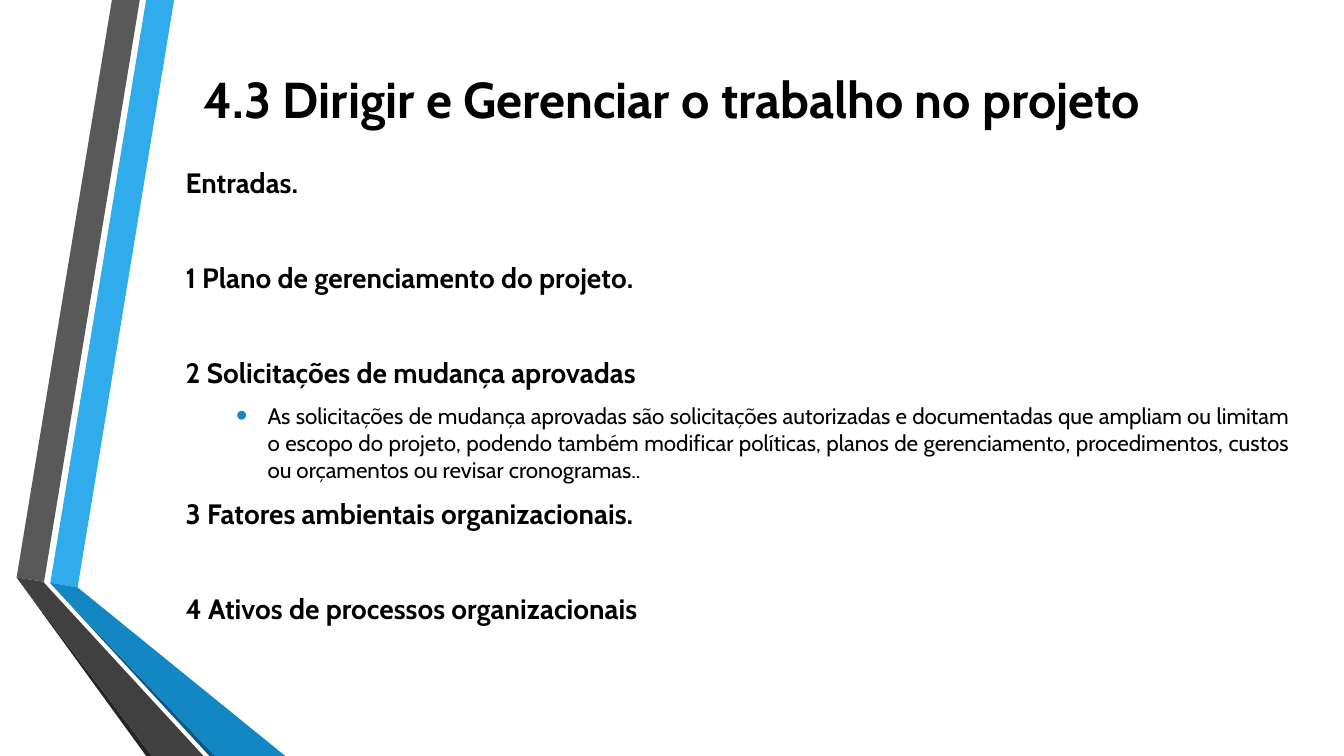
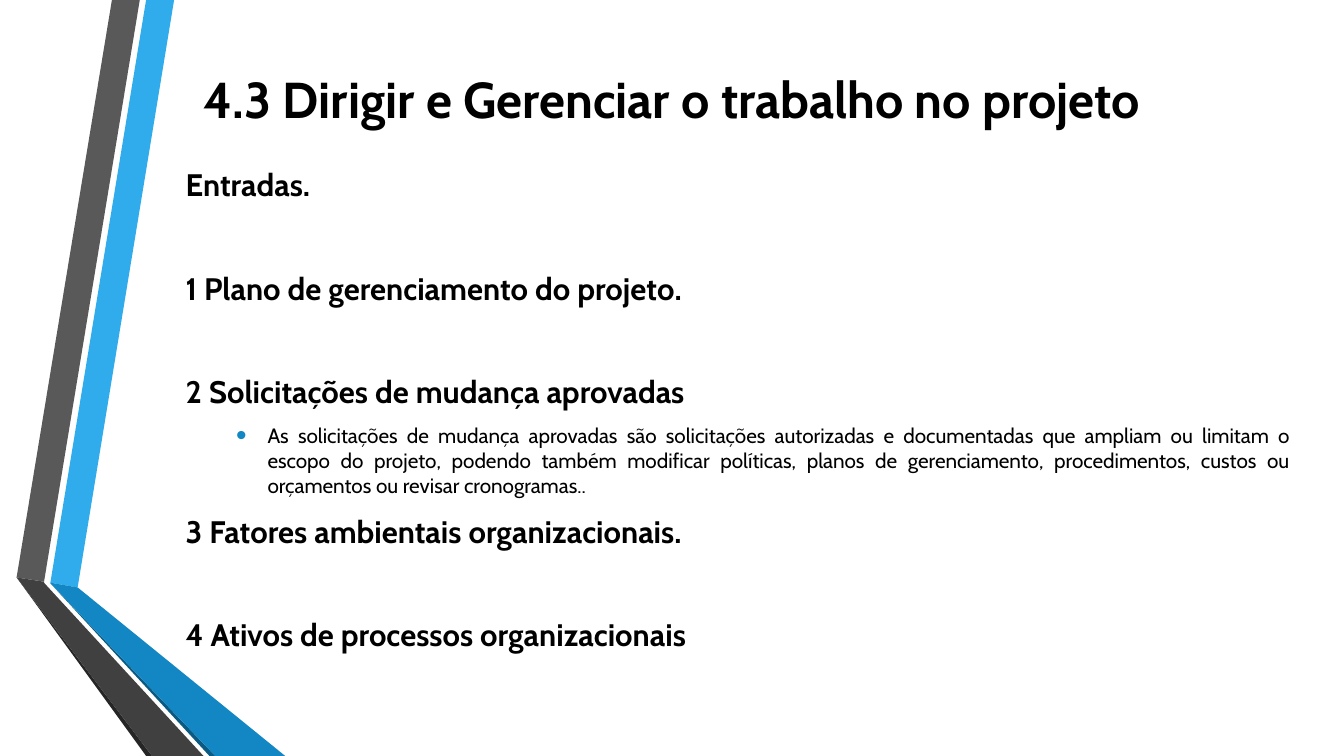
Before and after one commit to jharbes/ADMINISTRACAO-DE-REDES, a slide deck: slide 28 of RELATORIO PROVA P2/relatorio-pmbok-capitulo4-jharbes.pptx. Drawn at 1344x756 pixels with LibreOffice and Linux fonts; fonts in the diff are those of the drawing. Boxes give left, top, right and bottom in pixels: in the first picture for what was removed or moved away, otherwise in the second. Text is boxed around its words. In the diff, an @@ line names an element or a change of style, - is before the commit and + after.

```diff
--- a/RELATORIO PROVA P2/relatorio-pmbok-capitulo4-jharbes.pptx
+++ b/RELATORIO PROVA P2/relatorio-pmbok-capitulo4-jharbes.pptx
@@ text "Entradas." at <box>186,172,1289,654</box>: size 20 to 22.2 pt in "Entradas.", "1 Plano de gerenciamento do projeto.", "2 Solicitações de mudança aprovadas", "3 Fatores ambientais organizacionais." and 1 more places; size 16 to 14.8 pt in "As solicitações de mudança aprovadas são solicitações ..." @@
```
Also in this commit, not shown: 9 other slides changed.
